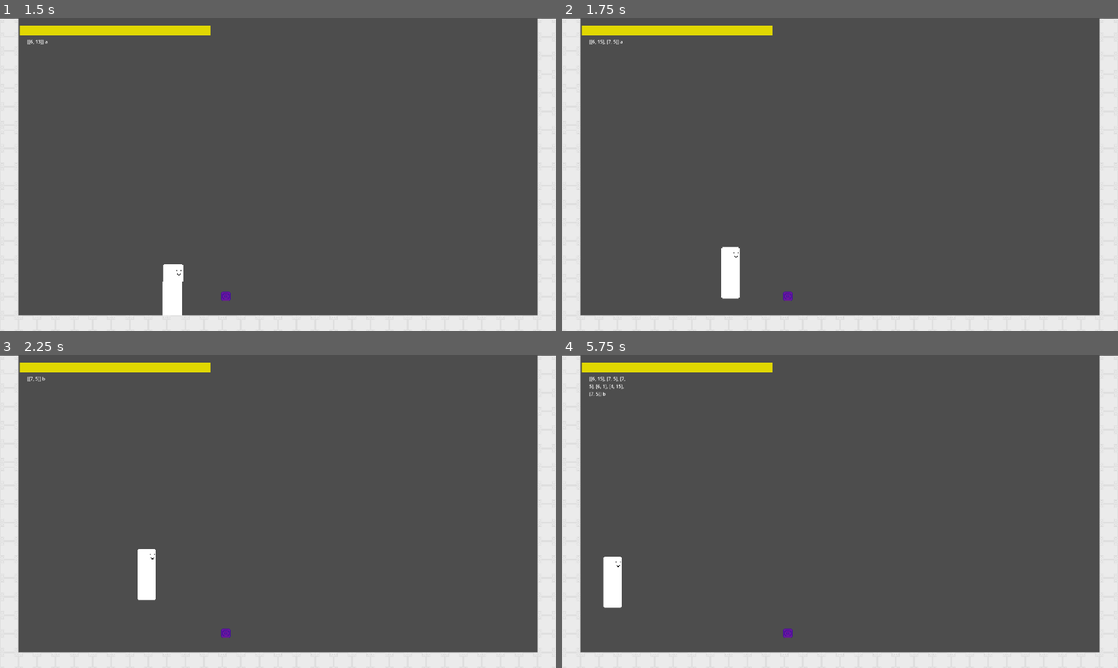
Above: before the commit, frames 1-4 (two rows, left to right).
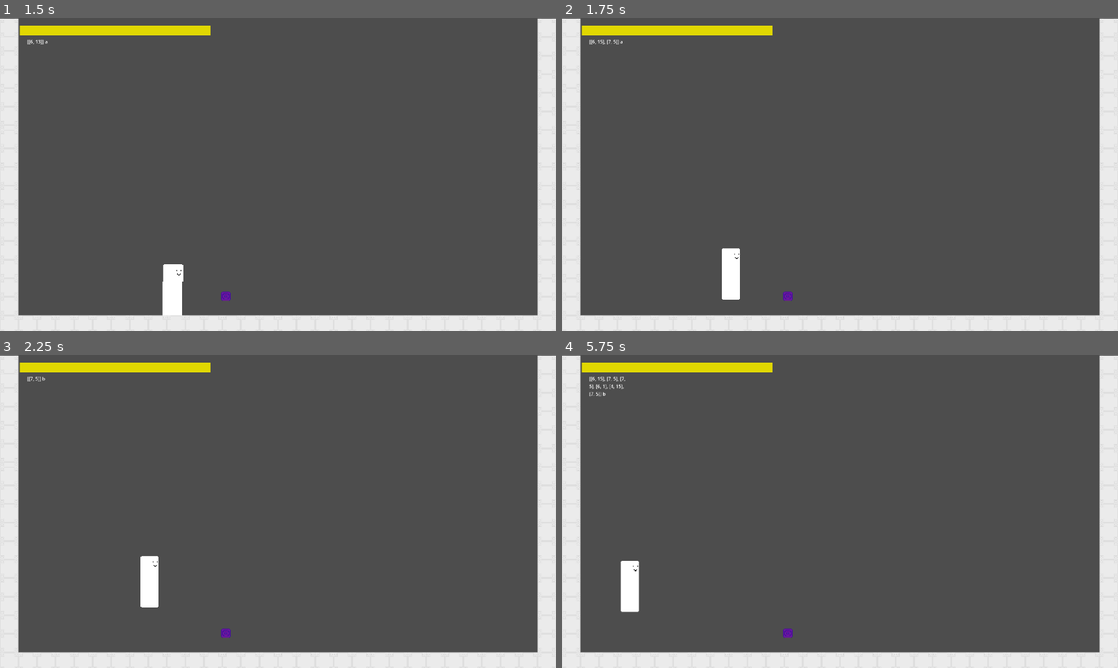
Above: after the commit, the same moments.

Repository: Mysteria0/To-Be-Name-Fighting-Game
Game: Godot game, scene res://menu.tscn
Same seed, same stepped clock (60 frames per second), same inputs: the game is played once before the commit and once after it.
Inputs:
- Up to frame 1 (1.5 s): click "Start" at 0.5 s; tap Enter at 1.25 s; hold D (move_right) from 1.28 s (still down); tap U (action_a) at 1.35 s
- Up to frame 2 (1.75 s): keep holding D (move_right); tap Q (move_leftup) at 1.52 s
- Up to frame 3 (2.25 s): keep holding D (move_right); tap I (action_b) at 2.1 s
- Up to frame 4 (5.75 s): tap Q (move_leftup) at 2.27, 3.77, 4.52, 5.27 s; release D (move_right) at 2.78 s; hold A (move_left) 2.78-3.53 s; tap J (action_c) at 2.85 s; hold D (move_right) 3.53-5.03 s; tap K (action_d) at 3.6 s; tap U (action_a) at 4.35 s; hold A (move_left) from 5.03 s (still down); tap I (action_b) at 5.1 s

Frame 1 is identical in both runs. In frame 2, less than 0.1% of the frame differs, in the area x 28-32%, y 73-90%; in frame 3, 0.3%; in frame 4, 1.1%, in the area x 7-14%, y 64-83%.

Commit message:
Unfinished work

Diff:
--- a/Player.tscn
+++ b/Player.tscn
@@ -216,7 +216,6 @@
 PxPerSECGravity = 1115
 PxPerSECForward = 3125
 PxPerSECBackward = 3075
-PxPerSECJump = 37500
 parent = NodePath("..")
 metadata/_custom_type_script = "uid://c344dhuvt3awv"
 
--- a/Projectile.tscn
+++ b/Projectile.tscn
@@ -20,7 +20,7 @@
 }]
 
 [sub_resource type="RectangleShape2D" id="RectangleShape2D_e7peq"]
-size = Vector2(34, 34)
+size = Vector2(26, 28.5)
 
 [node name="Projectile" type="RigidBody2D" unique_id=1606644341]
 process_priority = 1
--- a/Scripts/Projectile enemy/projectile.gd
+++ b/Scripts/Projectile enemy/projectile.gd
@@ -38,7 +38,7 @@
 
 func _on_hit_opponent() -> void:
 	$CollisionShape2D.set_deferred("disabled", true)
-	disabledtimer = 3
+	disabledtimer = projectileHitstop
 	projectileHits -= 1
 	if projectileHits <= 0:
 		$Sprite2D.play("Explode")
--- a/Scripts/State Machine/Movement.gd
+++ b/Scripts/State Machine/Movement.gd
@@ -3,13 +3,14 @@
 @export var PxPerSECGravity : int
 @export var PxPerSECForward : int
 @export var PxPerSECBackward : int
-@export var PxPerSECJump : int
 
 @export var parent : CharacterBody2D
 
+
 var knockbackvector : Vector2i
 
-var Horizontaljump : int = 9000
+var Horizontaljump : int = 8000
+var PxPerSECJump : int = 35000
 
 func Move_Character(input : int, delta : float, override : int = 0) -> void:
 	if input == 5:
@@ -24,12 +25,12 @@
 		parent.velocity.x =  Horizontaljump * delta if input == 9 else -Horizontaljump * delta
 	parent.move_and_slide()
 
-func Knockback(Override : Vector2i = Vector2i(0,0)) -> void:
+func Knockback(delta : float, Override : Vector2i = Vector2i(0,0)) -> void:
 	%CollisionShape2D.set_deferred("disabled", false)
 	if Override == Vector2i():
-		parent.velocity.y += knockbackvector.y
-		parent.velocity.x += knockbackvector.x*parent.direction
+		parent.velocity.y += knockbackvector.y * delta
+		parent.velocity.x += knockbackvector.x*parent.direction*delta
 	else:
-		parent.velocity.y += Override.y
-		parent.velocity.x += Override.x*parent.direction
+		parent.velocity.y += Override.y*delta
+		parent.velocity.x += Override.x*parent.direction*delta
 	parent.move_and_slide()
--- a/Scripts/State Machine/Tsurugi States/tsurugi_hurt.gd
+++ b/Scripts/State Machine/Tsurugi States/tsurugi_hurt.gd
@@ -8,21 +8,22 @@
 
 func enter() -> void:
 	super()
-	%MovementCode.Knockback(parent.velocity*-1.5)
-	parent.velocity *= 0
 	timer = 1
 
-func process_frame(_delta: float) -> State:
+func process_frame(delta: float) -> State:
+	if timer == 0:
+		%MovementCode.Knockback(delta)
+	elif timer == 1:
+		parent.velocity *= 0
+		%MovementCode.Knockback(delta,parent.velocity*-10000)
+	elif timer < 0:
+		%MovementCode.Move_Character(5,delta)
+
 	if Hitstun > 0:
 		Hitstun -= 1
 		timer -= 1
 	else:
 		parent.hurt = false
-
-	if timer == 0:
-		%MovementCode.Knockback()
-	elif timer > 0:
-		parent.velocity *= 0
 
 	if !parent.hurt:
 		if parent.is_on_floor():
--- a/main.tscn
+++ b/main.tscn
@@ -37,8 +37,8 @@
 collision_layer = 4
 collision_mask = 6
 projectileDamage = 77
-projectileHitstop = 100
+projectileHitstop = 15
 projectileMovementvector = Vector2i(-1000, 0)
 projectileHits = 2
-KnockbackOnGroundhit = Vector2i(-500, -50)
-KnockbackOnAirhit = Vector2i(-100, -400)
+KnockbackOnGroundhit = Vector2i(-2000, -500)
+KnockbackOnAirhit = Vector2i(-3000, -4000)
